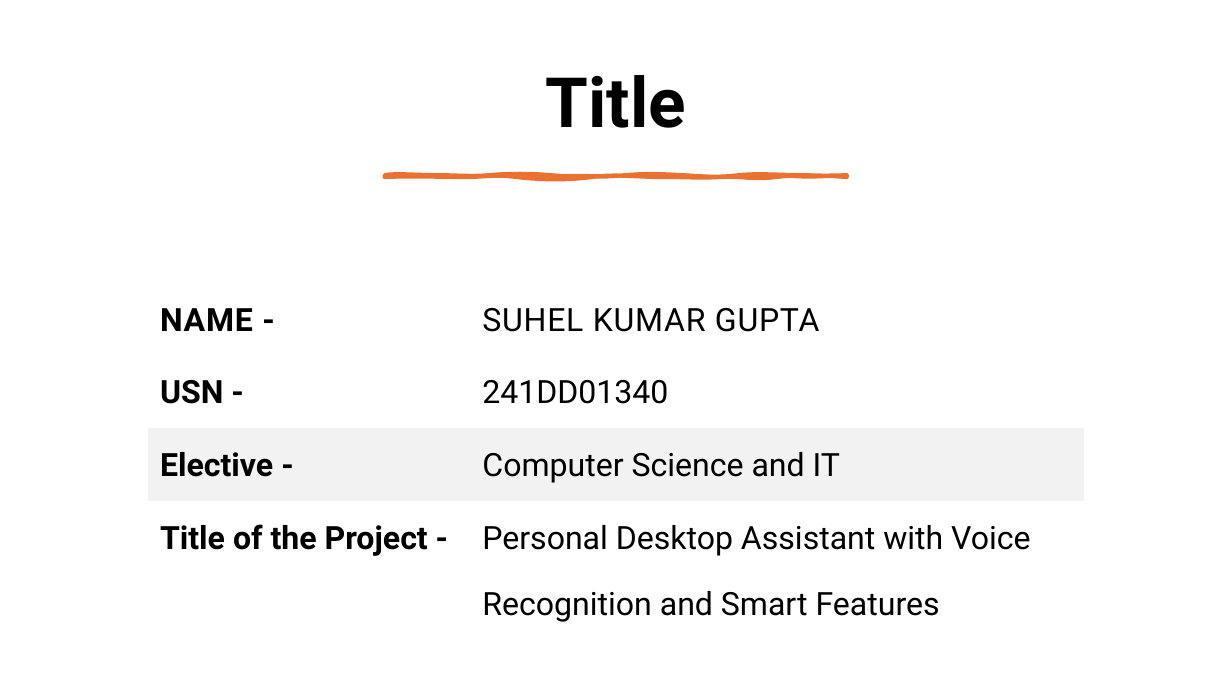
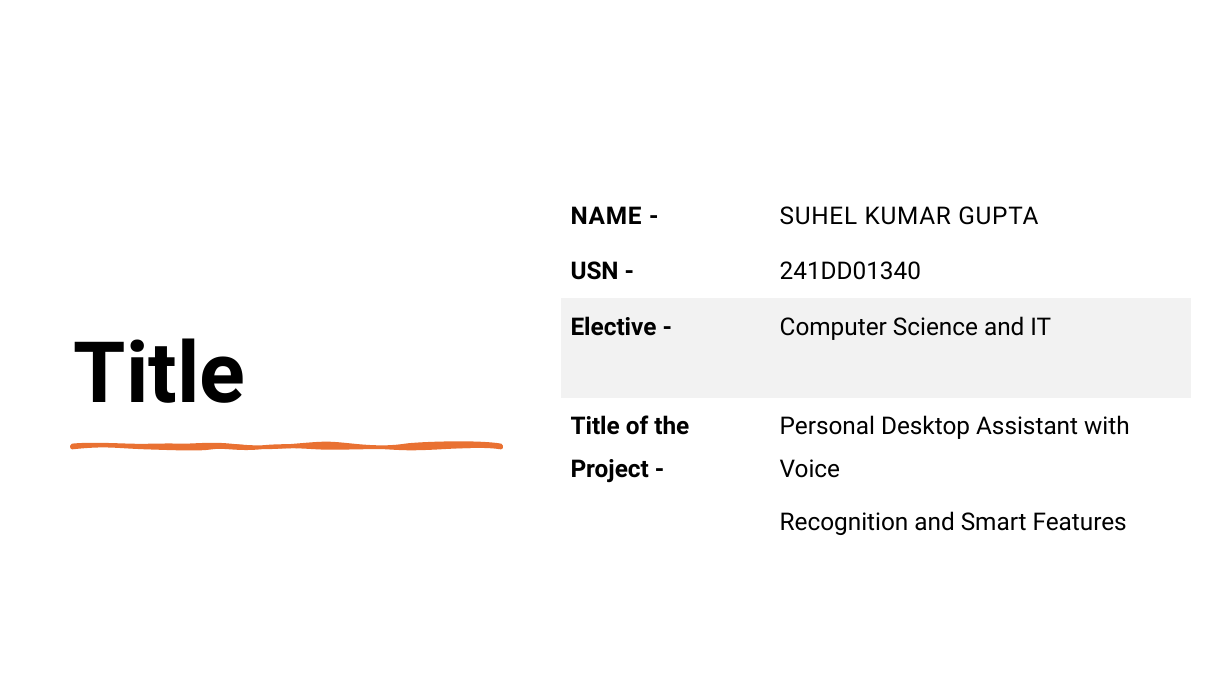
Before and after one commit to suhelgupta/mca-final-year-project, a slide deck: slide 1 of reports/Vignan Project Presentation.pptx. Drawn at 1232x693 pixels with LibreOffice and Linux fonts; fonts in the diff are those of the drawing. Boxes give left, top, right and bottom in pixels: in the first picture for what was removed or moved away, otherwise in the second. Text is boxed around its words. In the diff, an @@ line names an element or a change of style, - is before the commit and + after.

```diff
--- a/reports/Vignan Project Presentation.pptx
+++ b/reports/Vignan Project Presentation.pptx
@@ text "Title": place and size @@
-text "Title" at <box>546,75,686,128</box>
+text "Title" at <box>74,338,245,403</box>
@@ text "Title" at <box>74,338,245,403</box>: size 54 to 66 pt; alignment centre to left; vertical alignment middle to bottom @@
@@ freeform shape removed at <box>384,176,847,177</box> @@
@@ table at <box>561,170,1190,593</box> @@
@@ size 25 to 19 pt @@
@@ table: place and size @@
-table at <box>148,266,1084,636</box>
+table at <box>561,170,1190,593</box>
@@ freeform shape added at <box>72,445,501,447</box>, fill #E97132, outline #E97132 3 pt @@
```
Also in this commit, not shown: 2 other slides changed, 6 slides added, 4 slides removed, 1 other file.
